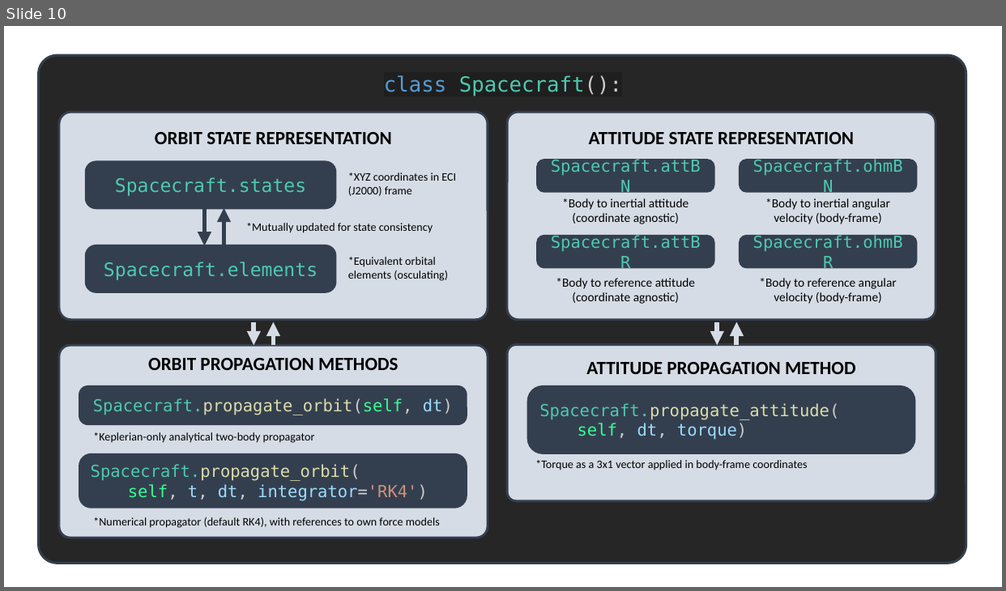
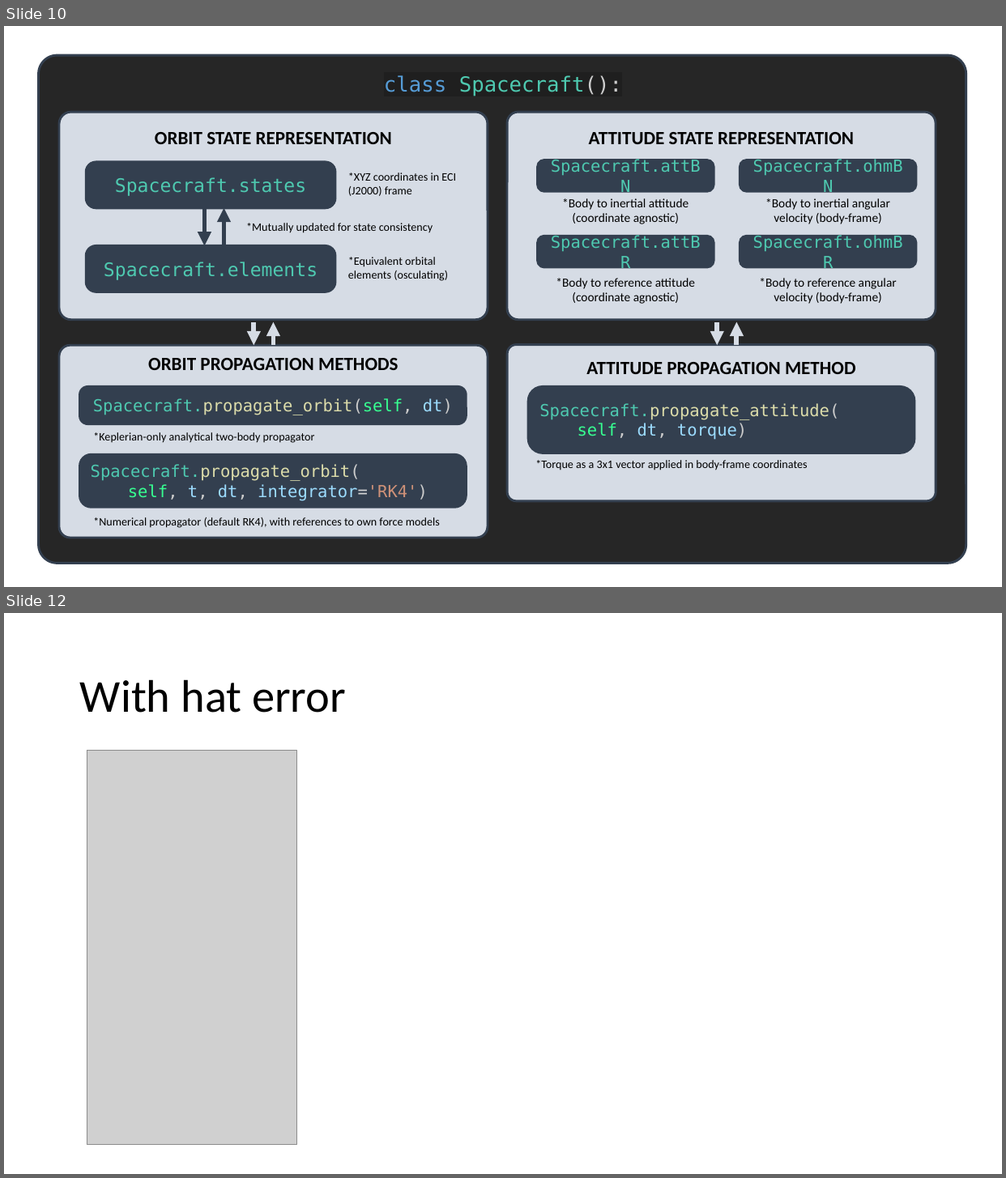
Before and after one commit to sammmlow/AA279C, a slide deck: graphics.pptx. Shown one above the other, each under a label of ours: slide 10 before the commit, slides 10 and 12 after it; the slides between them are not shown. The pictures are 1006x591 and 1006x1178 pixels, drawn with LibreOffice and Linux fonts; fonts in the diff are those of the drawing; grey boxes stand for pictures. Boxes give left, top, right and bottom in pixels: in the first picture for what was removed or moved away, otherwise in the second. Text is boxed around its words. In the diff, an @@ line names an element or a change of style, - is before the commit and + after.

```diff
--- a/graphics.pptx
+++ b/graphics.pptx
@@ slide 12 added at <box>4,613,1002,1174</box>, background #FFFFFF @@
@@ title added at <box>80,679,346,713</box>, 44 pt, text #000000 @@
+With hat error
@@ picture added at <box>87,750,296,1144</box> @@
```
Also in this commit, not shown: 1 other slide added.
